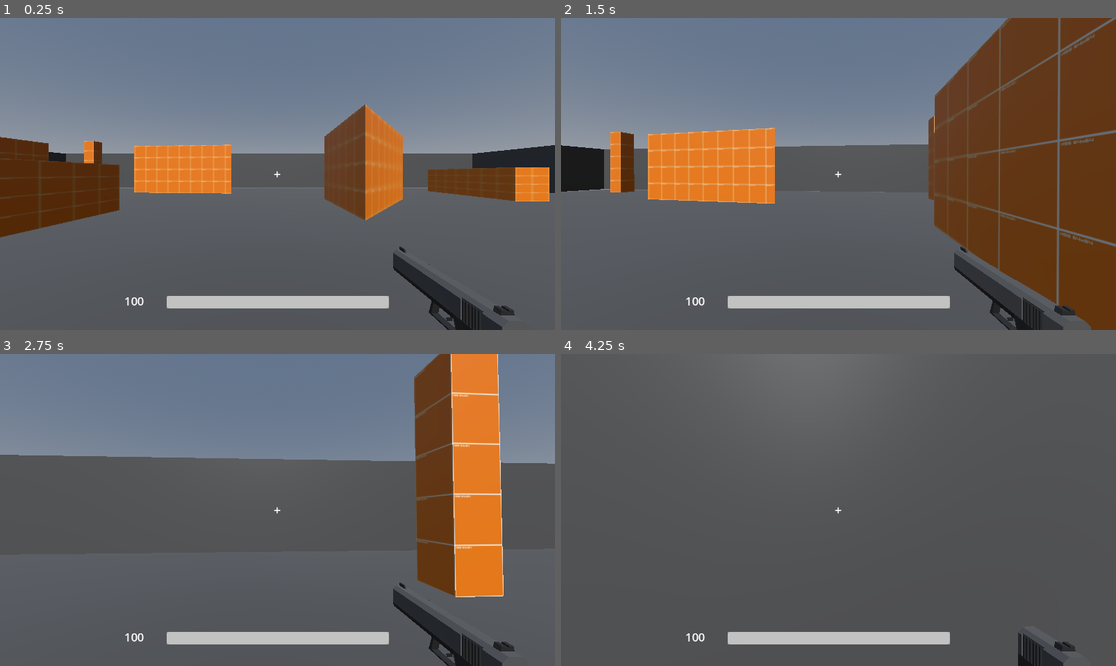
Above: before the commit, frames 1-4 (two rows, left to right).
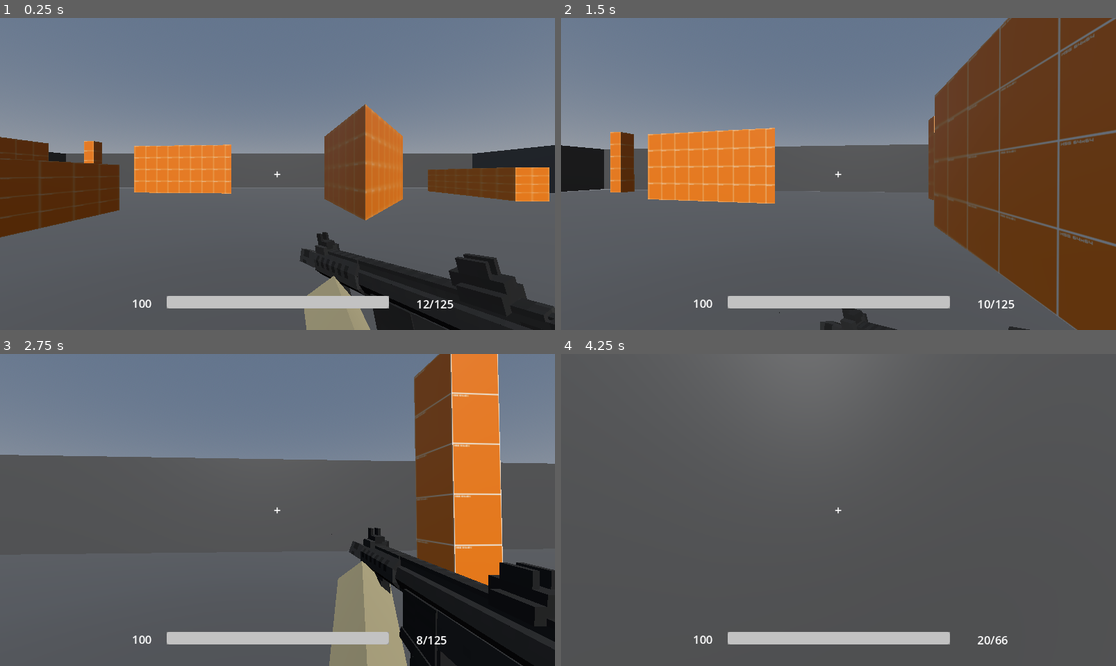
Above: after the commit, the same moments.

Repository: ORBStudios/overbullet
Game: Godot game, scene res://scenes/root.tscn
Same seed, same stepped clock (60 frames per second), same inputs: the game is played once before the commit and once after it.
Inputs (mouse positions are in pixels of both pictures, inside the frame that each line leads up to):
- Up to frame 1 (0.25 s): no input
- Up to frame 2 (1.5 s): move the mouse to (866, 174) at 0.52 s; press the mouse at (866, 174) at 0.53 s; hold W (forward) from 0.53 s (still down); tap Space (jump) at 0.77 s; tap E (switch next) at 0.8, 1.35 s; move the mouse to (810, 174) at 1.27 s; release the mouse at (810, 174) at 1.28 s
- Up to frame 3 (2.75 s): keep holding W (forward); tap Space (jump) at 1.52 s; tap Q (switch prev) at 1.55, 2.1 s; move the mouse to (288, 503) at 2.02 s; press the mouse at (288, 503) at 2.03 s
- Up to frame 4 (4.25 s): keep holding W (forward); move the mouse to (832, 516) at 2.77 s; release the mouse at (832, 516) at 2.78 s; click (832, 516) at 2.85 s; tap Space (jump) at 3.02, 3.77 s; tap E (switch next) at 3.05, 3.6 s; move the mouse to (877, 513) at 3.52 s; tap Q (switch prev) at 3.8 s; tap R (reload) at 4.15 s

The runs differ from the first frame. In frame 1, 7.1% of the frame differs, in the area x 22-100%, y 68-100%; in frame 2, 2.5%; in frame 3, 12%, in the area x 22-100%, y 55-100%; in frame 4, 0.8%.

Commit message:
gun switching, firing, reloading done

Diff:
--- a/scenes/player.tscn
+++ b/scenes/player.tscn
@@ -1,9 +1,7 @@
-[gd_scene load_steps=7 format=3 uid="uid://dxawjyuoc7oa0"]
+[gd_scene load_steps=5 format=3 uid="uid://dxawjyuoc7oa0"]
 
 [ext_resource type="Script" uid="uid://cttkttrwrt4yf" path="res://scripts/character_body_3d.gd" id="1_3vyb7"]
 [ext_resource type="Script" uid="uid://lpkwkblt7thb" path="res://scripts/weaponmanager.gd" id="2_g2els"]
-[ext_resource type="PackedScene" uid="uid://beaxm7pjg3pvo" path="res://weapons/m4/m4.tscn" id="3_qhqgy"]
-[ext_resource type="PackedScene" uid="uid://l3373r1f1oxy" path="res://weapons/pistol/pistol.tscn" id="4_dqkch"]
 
 [sub_resource type="CapsuleShape3D" id="CapsuleShape3D_g2els"]
 radius = 0.35
@@ -32,12 +30,10 @@
 transform = Transform3D(1, 0, 0, 0, 1, 0, 0, 0, 1, 0, -1.6, 0)
 script = ExtResource("2_g2els")
 
-[node name="M16 Body_7" parent="head/Camera3D/weaponmanager" instance=ExtResource("3_qhqgy")]
-visible = false
-
-[node name="Glock Handgun Body_44" parent="head/Camera3D/weaponmanager" instance=ExtResource("4_dqkch")]
-transform = Transform3D(-0.6, 0, -9.05975e-08, 0, 0.6, 0, 9.05975e-08, 0, -0.6, 0.4, 1.3, -0.5)
-
 [node name="MeshInstance3D" type="MeshInstance3D" parent="."]
 transform = Transform3D(1, 0, 0, 0, 1, 0, 0, 0, 1, 0, 0.9, 0)
 mesh = SubResource("CapsuleMesh_3vyb7")
+
+[node name="Camera3D" type="Camera3D" parent="."]
+transform = Transform3D(1.19249e-08, -0.258819, 0.965926, 0, 0.965926, 0.258819, -1, -3.08639e-09, 1.15185e-08, 3, 1, 0)
+visible = false
--- a/scenes/root.tscn
+++ b/scenes/root.tscn
@@ -24,6 +24,9 @@
 [sub_resource type="StyleBoxFlat" id="StyleBoxFlat_sqa0i"]
 
 [sub_resource type="LabelSettings" id="LabelSettings_sqa0i"]
+font_size = 24
+
+[sub_resource type="LabelSettings" id="LabelSettings_jh1ax"]
 font_size = 24
 
 [node name="root" type="Node3D"]
@@ -123,14 +126,23 @@
 
 [node name="HPTEXT" type="Label" parent="HUD"]
 anchors_preset = -1
-anchor_left = 0.2
-anchor_top = 0.91
-anchor_right = 0.25
-anchor_bottom = 0.94
-offset_top = -23.0
-offset_right = 40.0
+anchor_left = 0.23
+anchor_top = 0.942
+anchor_right = 0.23
+anchor_bottom = 0.942
+offset_left = 0.0400085
+offset_right = 60.04
 grow_vertical = 0
 text = "<HP>"
 label_settings = SubResource("LabelSettings_sqa0i")
 horizontal_alignment = 1
 vertical_alignment = 1
+
+[node name="ammostat" type="Label" parent="HUD"]
+anchors_preset = -1
+anchor_left = 0.75
+anchor_top = 0.89
+anchor_right = 0.75
+anchor_bottom = 0.89
+text = "<--/-->"
+label_settings = SubResource("LabelSettings_jh1ax")
--- a/scripts/hud.gd
+++ b/scripts/hud.gd
@@ -2,9 +2,14 @@
 
 @onready var hpbar = $ProgressBar
 @onready var hptxt = $HPTEXT
+@onready var ammostat = $ammostat
+
 func hpupdate(hpnow:int):
 	hpbar.value = hpnow
 	hptxt.text = str(hpnow)
+
+func  ammoupdate(mag:int,reserve:int):
+	ammostat.text = str(mag)+"/"+str(reserve)
 # Called when the node enters the scene tree for the first time.
 func _ready() -> void:
 	hpbar.value = 100
--- a/scripts/weapon.gd
+++ b/scripts/weapon.gd
@@ -7,3 +7,4 @@
 @export var magazine_size: int = 22
 @export var reload_time: float = 1.2
 @export var reserve_ammo: int = 66
+@export var draw: float = 0.6
--- a/scripts/weaponmanager.gd
+++ b/scripts/weaponmanager.gd
@@ -1,33 +1,92 @@
 
 extends Node3D
 
-# Current weapon stats
-const FIRERATE = 0.15
-const MAGSIZE = 22
-const RELOADTIME = 1.2
-const DAMAGE = 10
+const WEAPON_SCENES: Array[PackedScene] = [
+	preload("res://weapons/smg.tscn"),
+	preload("res://weapons/pistol.tscn")
+]
+const WEAPON_CONFIG: Array[Weapon] = [
+	preload("res://weapons/smg.tres"),
+	preload("res://weapons/pistol.tres")
+]
 
-var ammo: int = MAGSIZE
+var weaponnow: int = 0
+var current_weapon: Node3D
+
+var ammos := {}
 var isreloading: bool = false
 var canshoot: bool = true
 
+
 @onready var ray: RayCast3D = $"../RayCast3D"
+@onready var hud: CanvasLayer = $"../../../../HUD"
 
+func _ready() -> void:
+	for i in range(WEAPON_CONFIG.size()):
+		var config = WEAPON_CONFIG[i]
+		ammos[i] = {"mag":config.magazine_size,"reserve":config.reserve_ammo}
+	call_deferred("equip_weapon",weaponnow)
 
 func _process(_delta: float) -> void:
-	# Reload
+	if Input.is_action_just_pressed("switch prev"):
+		switch_weapon(-1)
+
+	if Input.is_action_just_pressed("switch next"):
+		switch_weapon(1)
+
 	if Input.is_action_just_pressed("reload"):
 		reload_weapon()
 
-	# Fire
 	if Input.is_action_pressed("fire"):
-		if canshoot and not isreloading and ammo > 0:
-			shoot()
+		shoot()
 
 
+func switch_weapon(direction: int) -> void:
+	if isreloading:
+		return
+	var next_index := (
+		weaponnow + direction + WEAPON_SCENES.size()
+	) % WEAPON_SCENES.size()
+
+	equip_weapon(next_index)
+
+
+func equip_weapon(index: int) -> void:
+	if current_weapon != null:
+		current_weapon.queue_free()
+
+	weaponnow = index
+	current_weapon = WEAPON_SCENES[index].instantiate() as Node3D
+	add_child(current_weapon)
+	var anim = current_weapon.find_child("AnimationPlayer",true,false)
+	canshoot = false
+	if anim:
+		anim.stop()
+		if weaponnow == 0:
+			anim.play("animation_model_draw")
+		elif weaponnow == 1:
+			anim.play("Arms|draw")
+	var ammodat = ammos[weaponnow]
+	hud.ammoupdate(ammodat["mag"],ammodat["reserve"])
+	await get_tree().create_timer(WEAPON_CONFIG[weaponnow].draw).timeout
+	canshoot = true
+	print("Equipped: ", current_weapon.name)
+
 func shoot() -> void:
+	var ammodat = ammos[weaponnow]
+	if not canshoot or isreloading or ammodat["mag"] <= 0:
+		return
 	canshoot = false
-	ammo -= 1
+	var anim = current_weapon.find_child("AnimationPlayer",true,false)
+	if anim:
+		anim.stop()
+		if weaponnow == 0:
+			anim.play("animation_model_Shootauto")
+		elif weaponnow == 1:
+			anim.play("Arms|shoot")
+
+	var config = WEAPON_CONFIG[weaponnow]
+	ammodat["mag"] -= 1
 
 	ray.force_raycast_update()
 
@@ -35,27 +94,36 @@
 		var obj = ray.get_collider()
 
 		if obj.has_method("take_damage"):
-			obj.take_damage(DAMAGE)
+			obj.take_damage(config.damage)
 
-	print("Ammo: ", ammo, "/", MAGSIZE)
-
-	await get_tree().create_timer(FIRERATE).timeout
+	print("Ammo: ", ammodat["mag"], "/", ammodat["reserve"])
+	hud.ammoupdate(ammodat["mag"],ammodat["reserve"])
+	await get_tree().create_timer(config.fire_rate).timeout
 	canshoot = true
 
-
 func reload_weapon() -> void:
-	if isreloading or ammo == MAGSIZE:
+	var config = WEAPON_CONFIG[weaponnow]
+	var ammodat = ammos[weaponnow]
+	if isreloading or ammodat["mag"] == config.magazine_size or ammodat["reserve"] <= 0:
 		return
 
 	isreloading = true
 	canshoot = false
 
 	print("Reloading...")
-
-	await get_tree().create_timer(RELOADTIME).timeout
-
-	ammo = MAGSIZE
+	var anim = current_weapon.find_child("AnimationPlayer",true,false)
+	if anim:
+		anim.stop()
+		if weaponnow == 0:
+			anim.play("animation_model_reload")
+		elif weaponnow == 1:
+			anim.play("Arms|reload")
+	await get_tree().create_timer(config.reload_time).timeout
+	var loaded = min(config.magazine_size - ammodat["mag"], ammodat["reserve"])
+	ammodat["mag"] += loaded
+	ammodat["reserve"] -= loaded
 	isreloading = false
 	canshoot = true
 
-	print("Reloaded! Ammo: ", ammo, "/", MAGSIZE)
+	print("Reloaded! Ammo: ", ammodat["mag"], "/", ammodat["reserve"])
+	hud.ammoupdate(ammodat["mag"],ammodat["reserve"])
--- /dev/null
+++ b/weapons/pistol.tres
@@ -0,0 +1,14 @@
+[gd_resource type="Resource" script_class="Weapon" load_steps=2 format=3 uid="uid://daj5hxqcbomcw"]
+
+[ext_resource type="Script" uid="uid://cux7drn6fn7j1" path="res://scripts/weapon.gd" id="1_f1n8n"]
+
+[resource]
+script = ExtResource("1_f1n8n")
+weapon_name = "Weapon"
+damage = 10
+fire_rate = 0.56
+magazine_size = 22
+reload_time = 2.5
+reserve_ammo = 66
+draw = 2.833
+metadata/_custom_type_script = "uid://cux7drn6fn7j1"
--- /dev/null
+++ b/weapons/pistol.tscn
@@ -0,0 +1,66 @@
+[gd_scene load_steps=2 format=3 uid="uid://dgxaneye442ve"]
+
+[ext_resource type="PackedScene" uid="uid://cnct1wq84u65t" path="res://models/pistol.glb" id="1_1ohd4"]
+
+[node name="Sketchfab_Scene" instance=ExtResource("1_1ohd4")]
+
+[node name="Node" parent="." index="0"]
+transform = Transform3D(1, 0, 0, 0, 1, 0, 0, 0, 1, 0, 1.2, -0.4)
+
+[node name="Skeleton3D" parent="Node/Sketchfab_model/HK USP_fbx/Object_2/RootNode/Arms/Object_5" index="0"]
+bones/3/rotation = Quaternion(0.486274, 0.149258, 0.179506, 0.842044)
+bones/4/rotation = Quaternion(-0.476919, -0.592955, -0.318517, 0.565243)
+bones/7/position = Vector3(0.342052, -8.79169e-07, 8.53091e-06)
+bones/7/rotation = Quaternion(0.113262, 0.247517, 0.373582, 0.88676)
+bones/8/rotation = Quaternion(0.0737453, 0.0896542, -0.356186, 0.927176)
+bones/9/rotation = Quaternion(0.0276419, -0.0153521, -0.360308, 0.932297)
+bones/10/rotation = Quaternion(-0.00619591, -0.0385124, -0.158731, 0.986551)
+bones/12/rotation = Quaternion(0.00405081, 0.115421, -0.403502, 0.907661)
+bones/13/rotation = Quaternion(-0.0335996, 0.0607822, -0.539042, 0.839411)
+bones/14/rotation = Quaternion(8.29923e-07, -1.63367e-06, -0.206053, 0.978541)
+bones/16/rotation = Quaternion(-0.0261497, 0.0423426, -0.389434, 0.919709)
+bones/17/rotation = Quaternion(-0.00783848, -0.0138977, -0.491174, 0.870915)
+bones/18/rotation = Quaternion(0.685775, -0.151543, -0.189191, 0.686261)
+bones/20/rotation = Quaternion(0.946141, -0.277205, -0.0537104, 0.158398)
+bones/21/rotation = Quaternion(0.905124, 0.416895, 0.0757201, -0.0348801)
+bones/22/rotation = Quaternion(-0.68625, 0.206115, -0.140621, 0.68323)
+bones/24/rotation = Quaternion(0.499366, -0.299575, 0.25315, 0.77253)
+bones/25/rotation = Quaternion(0.07584, 0.0833877, -0.189837, 0.975324)
+bones/26/rotation = Quaternion(-0.0233536, -0.0214153, -0.0655875, 0.997344)
+bones/30/rotation = Quaternion(0.0251125, 0.00900976, -0.0315456, 0.999146)
+bones/32/rotation = Quaternion(-0.00698843, -0.123612, 0.907519, -0.401349)
+bones/33/rotation = Quaternion(0.0225903, 0.00891192, -0.359927, 0.932664)
+bones/34/rotation = Quaternion(0.0168449, -0.0424623, -0.154059, 0.987005)
+bones/36/rotation = Quaternion(0.064988, -0.0897586, 0.928198, -0.355201)
+bones/37/rotation = Quaternion(-0.0404144, -0.0269835, -0.54094, 0.839656)
+bones/38/rotation = Quaternion(0.0477046, -0.0124093, -0.246842, 0.967801)
+bones/40/rotation = Quaternion(0.107265, 0.0124435, 0.920743, -0.374929)
+bones/41/rotation = Quaternion(0.00571981, 0.0885248, -0.491348, 0.866434)
+bones/42/rotation = Quaternion(-0.0115464, -0.0193698, -0.281207, 0.959382)
+bones/44/rotation = Quaternion(0.845657, 0.463213, -0.235895, 0.121042)
+bones/45/rotation = Quaternion(-0.41096, 0.892289, 0.103182, -0.15584)
+bones/46/rotation = Quaternion(-0.0299369, 0.0321893, -0.29812, 0.953516)
+bones/48/rotation = Quaternion(0.238343, 0.449266, -0.468514, 0.72239)
+bones/49/rotation = Quaternion(0.59273, -0.477049, -0.318655, 0.565292)
+bones/54/rotation = Quaternion(-0.619113, -0.28668, 0.199218, 0.703439)
+bones/55/rotation = Quaternion(0.361403, 0.729945, -0.341443, 0.469025)
+bones/58/position = Vector3(0.342101, -4.16152e-05, -1.07884e-05)
+bones/58/rotation = Quaternion(-0.00185917, -0.243063, 0.479383, 0.843273)
+bones/60/rotation = Quaternion(-0.0240411, 0.00270577, -0.0877045, 0.995853)
+bones/75/rotation = Quaternion(0.736881, -0.495223, -0.059448, -0.456318)
+bones/76/rotation = Quaternion(-0.250322, -0.157276, -0.18243, 0.937722)
+bones/77/rotation = Quaternion(0.0164016, -0.0114697, -0.312214, 0.949801)
+bones/80/rotation = Quaternion(0.000388856, -0.0591498, -0.087746, 0.994385)
+bones/95/rotation = Quaternion(0.891904, 0.201608, 0.205377, -0.348828)
+bones/97/rotation = Quaternion(-0.0378891, -0.0380698, -0.315921, 0.947264)
+bones/99/rotation = Quaternion(-0.226485, -0.625087, -0.362056, 0.653366)
+bones/100/rotation = Quaternion(0.729422, -0.339378, 0.342561, -0.485198)
+bones/102/rotation = Quaternion(-0.657649, -0.0580079, 0.0604462, 0.748651)
+bones/109/rotation = Quaternion(-0.0470962, 0.711554, -0.699464, 0.0471528)
+bones/112/position = Vector3(-7.45058e-10, 4.93038e-32, 1.49012e-09)
+bones/114/rotation = Quaternion(0.0207194, -0.068134, 0.000894637, 0.997461)
+bones/115/rotation = Quaternion(0.986872, -9.58752e-08, -3.57415e-07, 0.161503)
+bones/116/position = Vector3(-1.04308e-07, 0.00446212, -0.0905379)
+bones/118/rotation = Quaternion(-0.78536, -1.31926e-07, -1.43785e-08, 0.61904)
+bones/120/rotation = Quaternion(0.993675, -2.3525e-07, 2.2904e-08, 0.11229)
+bones/122/position = Vector3(-3.07336e-08, 0.0381517, 0.114169)
--- /dev/null
+++ b/weapons/smg.tres
@@ -0,0 +1,14 @@
+[gd_resource type="Resource" script_class="Weapon" load_steps=2 format=3 uid="uid://bjt5r527pbfk8"]
+
+[ext_resource type="Script" uid="uid://cux7drn6fn7j1" path="res://scripts/weapon.gd" id="1_35wr5"]
+
+[resource]
+script = ExtResource("1_35wr5")
+weapon_name = "Weapon"
+damage = 10
+fire_rate = 0.14
+magazine_size = 12
+reload_time = 1.65
+reserve_ammo = 125
+draw = 0.6
+metadata/_custom_type_script = "uid://cux7drn6fn7j1"
--- /dev/null
+++ b/weapons/smg.tscn
@@ -0,0 +1,11 @@
+[gd_scene load_steps=2 format=3 uid="uid://cgc86vbjf0vpp"]
+
+[ext_resource type="PackedScene" uid="uid://hckvl6yfmrkh" path="res://models/smg.glb" id="1_n4llf"]
+
+[node name="Sketchfab_Scene" instance=ExtResource("1_n4llf")]
+
+[node name="Sketchfab_model" parent="." index="0"]
+transform = Transform3D(0.35, 0, 0, 0, -1.5299e-08, 0.35, 0, -0.35, -1.5299e-08, 0.5, 0.8, -0.4)
+
+[node name="leftarm_86" parent="Sketchfab_model/root/GLTF_SceneRootNode/_112/main_111" index="4"]
+transform = Transform3D(0.784302, -0.32632, -0.527623, -0.619689, -0.371972, -0.691102, 0.0292589, 0.868995, -0.493955, -0.66875, -0.54375, -0.5375)
Binary file added: models/pistol.glb
Not shown, added: models/pistol.glb.import
Binary file added: models/pistol_0.png
Not shown, added: models/pistol_0.png.import
Binary file added: models/smg.glb
Not shown, added: models/smg.glb.import
Binary file added: models/smg_0.png
Not shown, added: models/smg_0.png.import
Not shown: 1 places in scenes/root.tscn that only renumber resources
